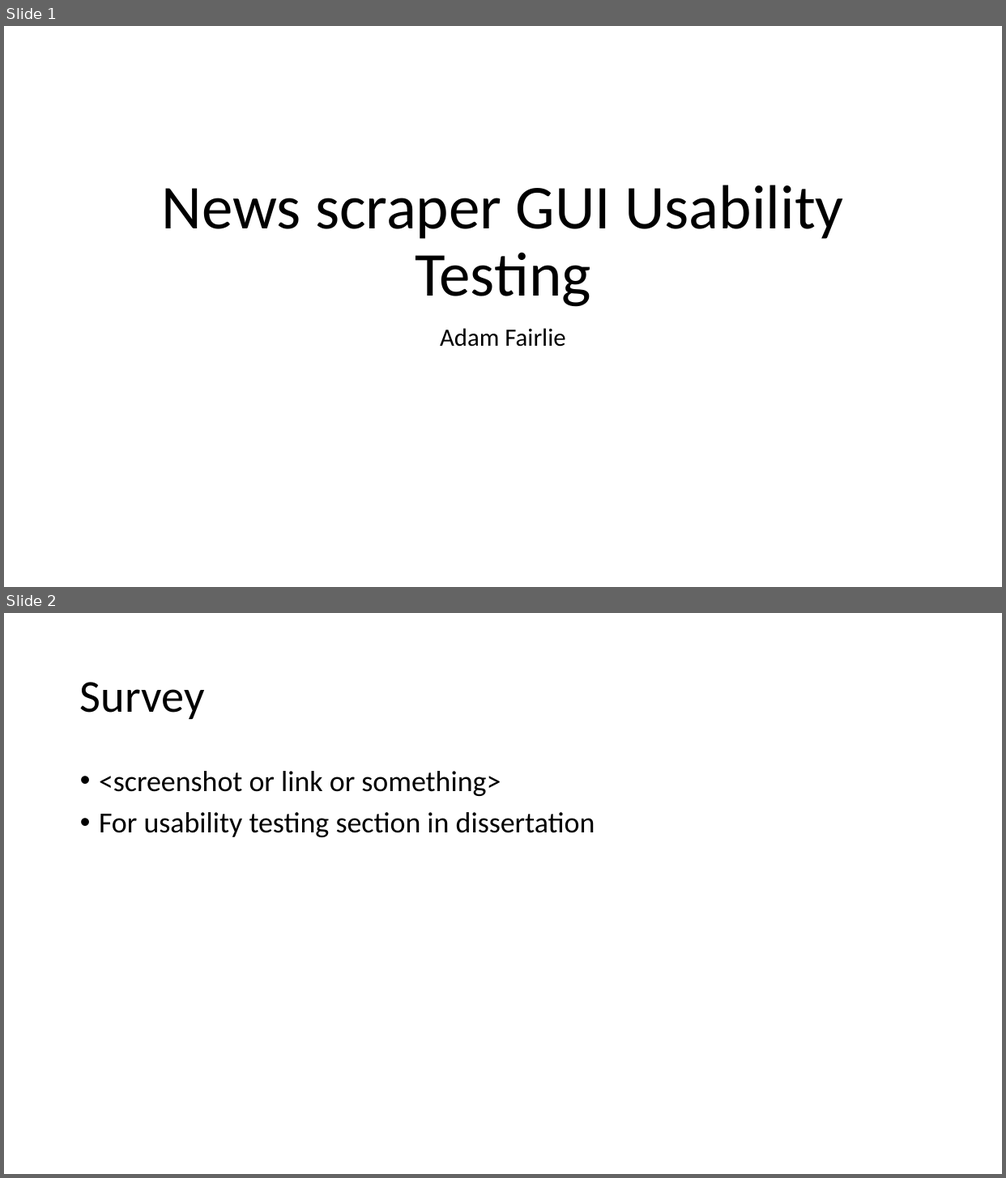
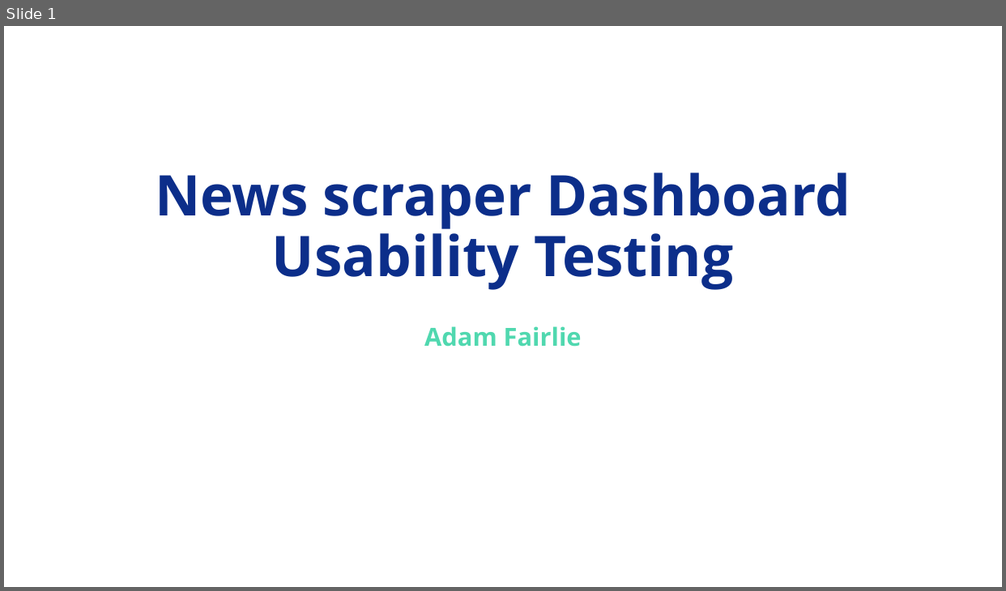
Before and after one commit to Adamanatite/nlp-global-news-monitor, a slide deck: research/Usability Testing Presentation.pptx. Shown one above the other, each under a label of ours: slides 1 and 2 before the commit, slide 1 after it. The pictures are 1006x1178 and 1006x591 pixels, drawn with LibreOffice and Linux fonts; fonts in the diff are those of the drawing. Boxes give left, top, right and bottom in pixels: in the first picture for what was removed or moved away, otherwise in the second. Text is boxed around its words. In the diff, an @@ line names an element or a change of style, - is before the commit and + after.

```diff
--- a/research/Usability Testing Presentation.pptx
+++ b/research/Usability Testing Presentation.pptx
@@ slide 2 removed at [4, 613, 1002, 1174], background #FFFFFF @@
@@ title removed at [80, 682, 205, 719] @@
-Survey
@@ text removed at [99, 771, 595, 837] @@
-• <screenshot or link or something>
-• For usability testing section in dissertation
@@ slide 1 changed as well @@
@@ title at [155, 173, 851, 290]: text changed; size 60 to 54 pt; font Calibri to Open Sans; text colour #000000 to #0C2E8A; bold on @@
-News scraper GUI Usability Testing
+News scraper Dashboard Usability Testing
@@ subtitle "Adam Fairlie" at [424, 327, 582, 347]: font Calibri to Open Sans, text colour #000000 to #50D8AF, bold on @@
```
Also in this commit, not shown: 2 other slides changed, 2 slides added, 1 other slide removed, 3 other files.
